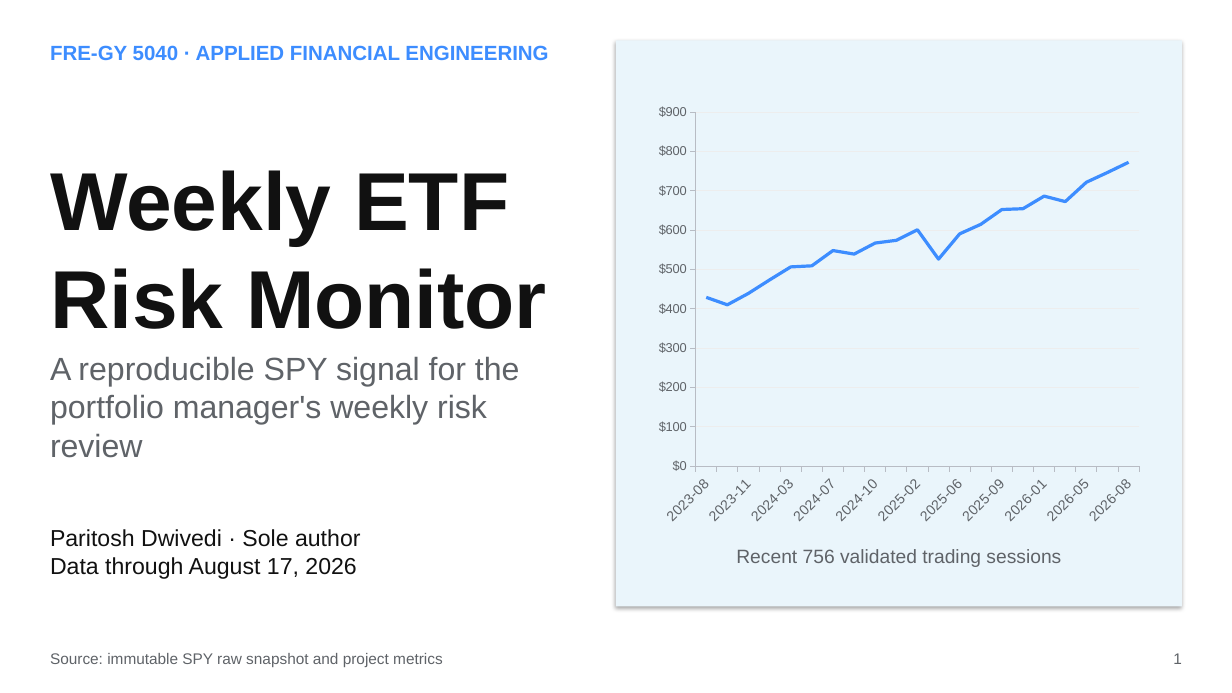
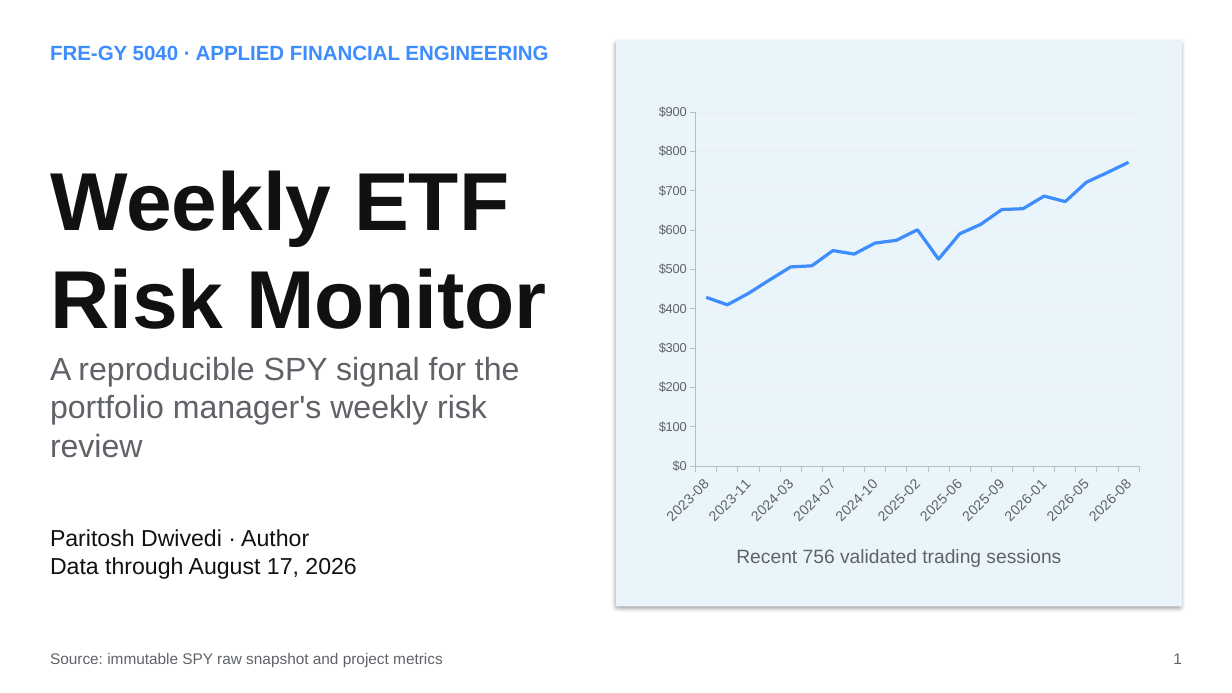
Before and after one commit to pdwi2020/bootcamp_paritosh_dwivedi, a slide deck: slide 1 of project/reports/stakeholder_presentation.pptx. Drawn at 1232x693 pixels with LibreOffice and Linux fonts; fonts in the diff are those of the drawing. Boxes give left, top, right and bottom in pixels: in the first picture for what was removed or moved away, otherwise in the second. Text is boxed around its words. In the diff, an @@ line names an element or a change of style, - is before the commit and + after.

Commit message:
Reword the authorship line

```diff
--- a/project/reports/stakeholder_presentation.pptx
+++ b/project/reports/stakeholder_presentation.pptx
@@ text at (50,529,309,547): text changed @@
-Paritosh Dwivedi · Sole author
+Paritosh Dwivedi · Author
```
Also in this commit, not shown: 1 other slide changed, 19 other files.
